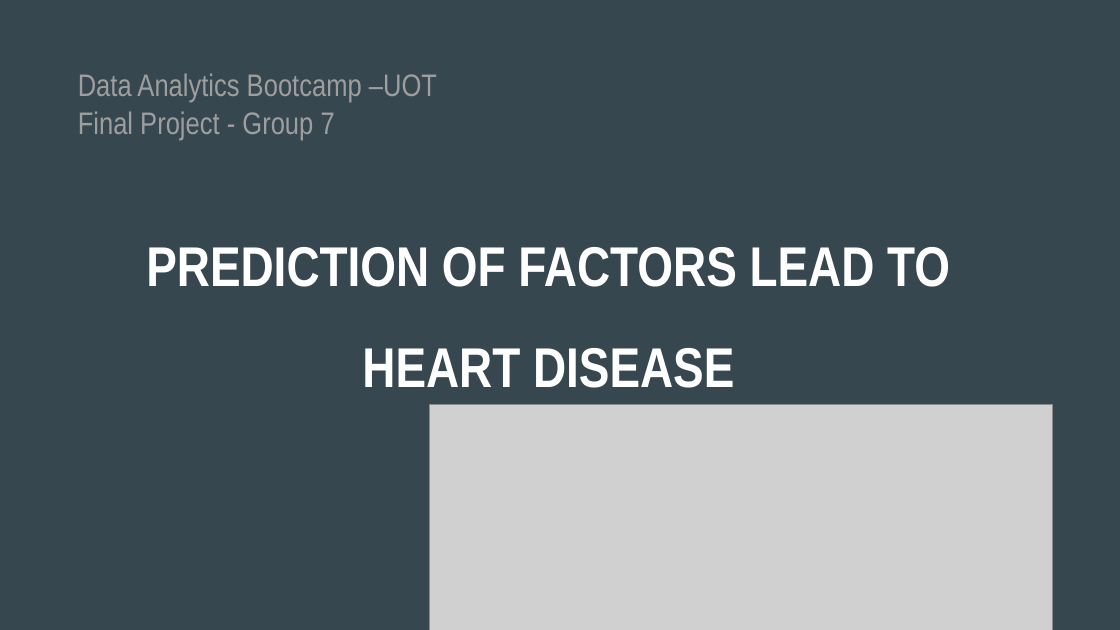
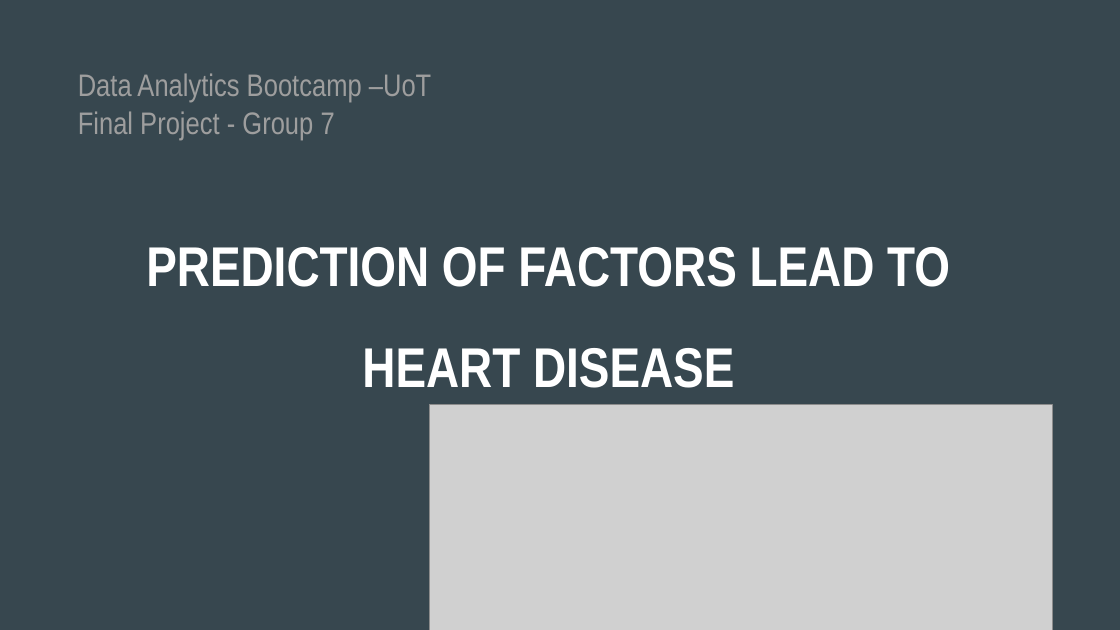
Before and after one commit to apombo90/Predicting_Heart_Disease, a slide deck: slide 1 of Final Project - Group 7.pptx. Drawn at 1120x630 pixels with LibreOffice and Linux fonts; fonts in the diff are those of the drawing; grey boxes stand for pictures. Boxes give left, top, right and bottom in pixels: in the first picture for what was removed or moved away, otherwise in the second. Text is boxed around its words. In the diff, an @@ line names an element or a change of style, - is before the commit and + after.

```diff
--- a/Final Project - Group 7.pptx
+++ b/Final Project - Group 7.pptx
@@ title at box(78, 73, 431, 140): text changed @@
-Data Analytics Bootcamp –UOT
-Final Project - Group 7
+Data Analytics Bootcamp –UoT
+Final Project - Group 7
```
Also in this commit, not shown: 10 other slides changed, 3 slides added, 3 slides removed, 1 other file.
